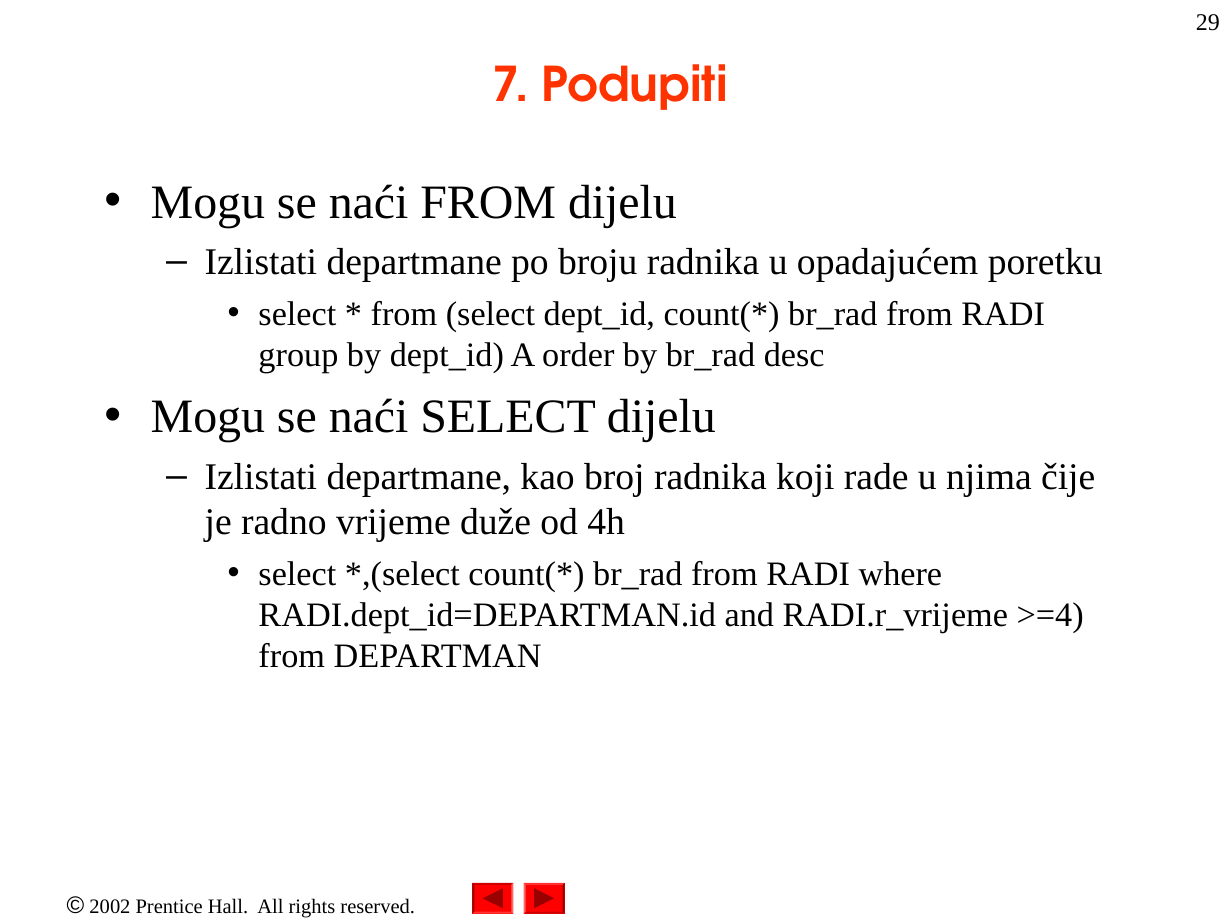
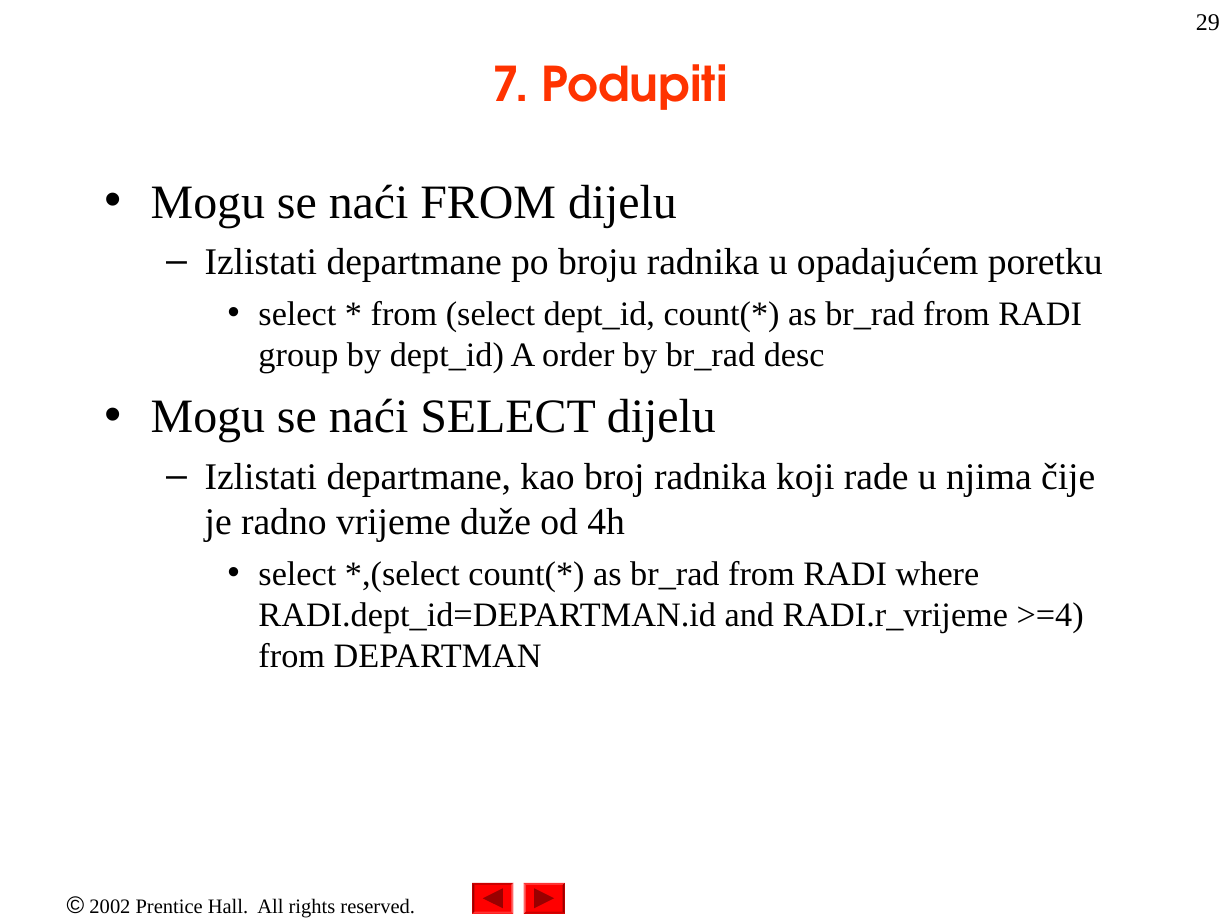
Before and after one commit to nnMan1/uvod_u_kompjuterske_nauke_2023, a slide deck: slide 29 of Materijali/Access/MS Access2.ppt. Drawn at 1232x924 pixels with LibreOffice and Linux fonts; fonts in the diff are those of the drawing. Boxes give left, top, right and bottom in pixels: in the first picture for what was removed or moved away, otherwise in the second. Text is boxed around its words. In the diff, an @@ line names an element or a change of style, - is before the commit and + after.

```diff
--- a/Materijali/Access/MS Access2.ppt
+++ b/Materijali/Access/MS Access2.ppt
@@ text at (x1=258, y1=301, x2=1082, y2=373): text changed @@
-    • select * from (select dept_id, count(*) br_rad from RADI group by dept_id) A order by br_rad desc
+    • select * from (select dept_id, count(*) as br_rad from RADI group by dept_id) A order by br_rad desc
@@ text at (x1=258, y1=561, x2=1084, y2=668): text changed @@
-    • select *,(select count(*) br_rad from RADI where RADI.dept_id=DEPARTMAN.id and RADI.r_vrijeme >=4) from DEPARTMAN
+    • select *,(select count(*) as br_rad from RADI where RADI.dept_id=DEPARTMAN.id and RADI.r_vrijeme >=4) from DEPARTMAN
```
Also in this commit, not shown: 1 other slide changed.
